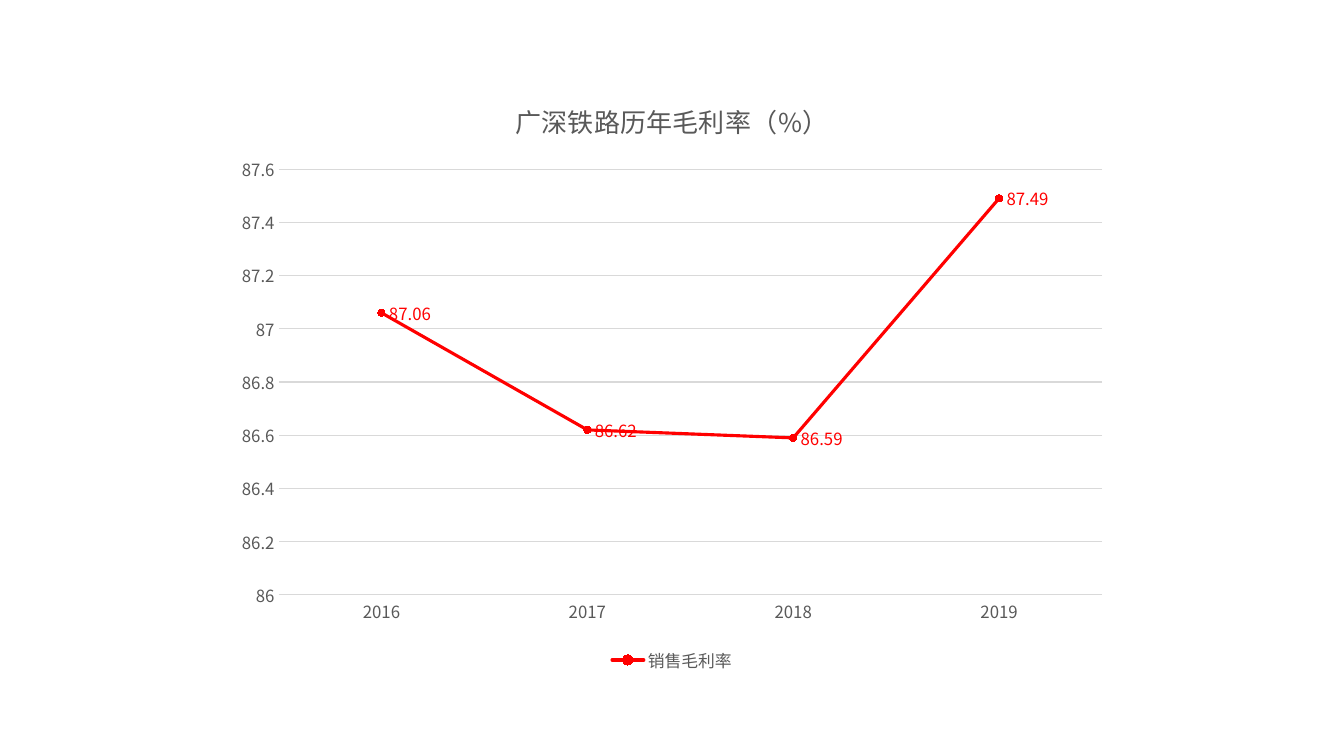
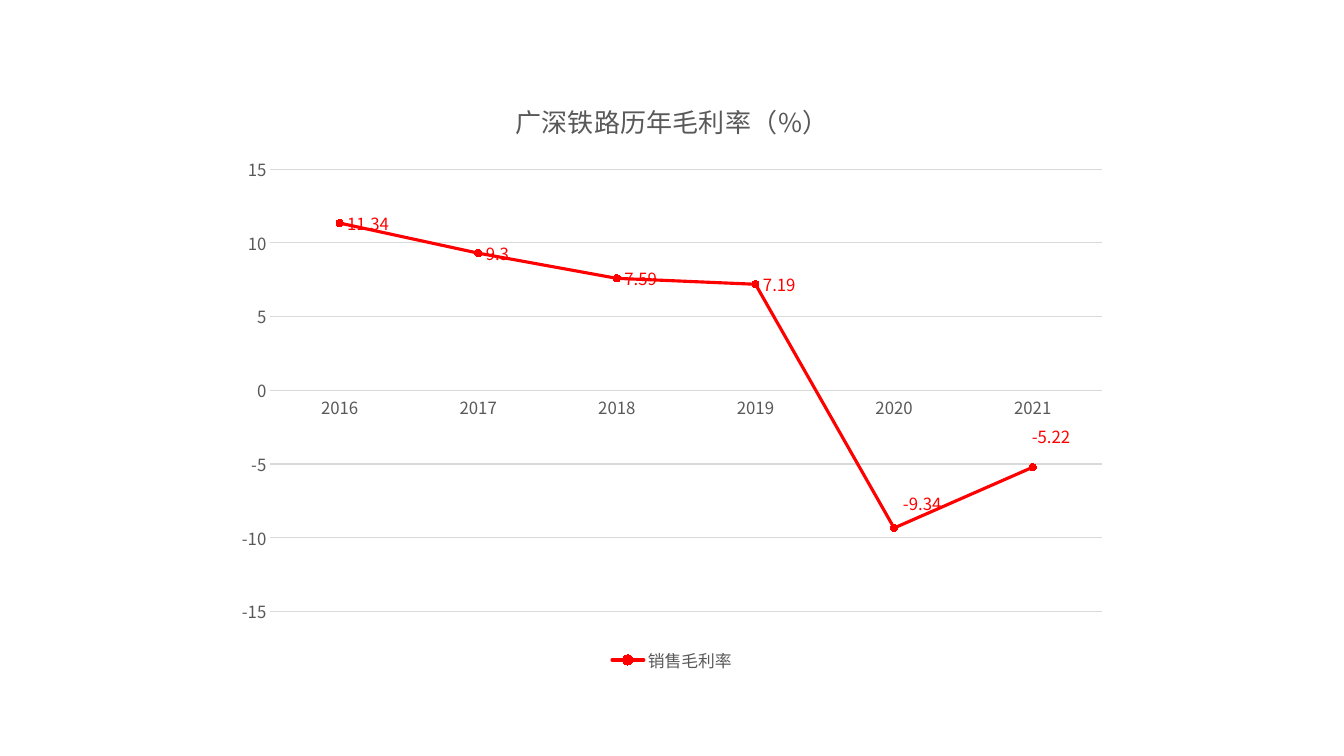
Before and after one commit to mxw2/stackDataDeal, a slide deck: slide 12 of result_ppt/14广深铁路/广深铁路.pptx (slide 8 before the commit). Drawn at 1344x756 pixels with LibreOffice and Linux fonts; fonts in the diff are those of the drawing. Boxes give left, top, right and bottom in pixels: in the first picture for what was removed or moved away, otherwise in the second. Text is boxed around its words. In the diff, an @@ line names an element or a change of style, - is before the commit and + after.

```diff
--- a/result_ppt/14广深铁路/广深铁路.pptx
+++ b/result_ppt/14广深铁路/广深铁路.pptx
@@ line chart at <box>224,80,1120,678</box> @@
-categories: 2016, 2017, 2018, 2019
+categories: 2016, 2017, 2018, 2019, 2020, 2021
-销售毛利率: 87.06, 86.62, 86.59, 87.49
+销售毛利率: 11.34, 9.3, 7.59, 7.19, -9.34, -5.22
```
Also in this commit, not shown: 7 other slides changed, 7 slides added, 1 slide removed, 1 other file.
